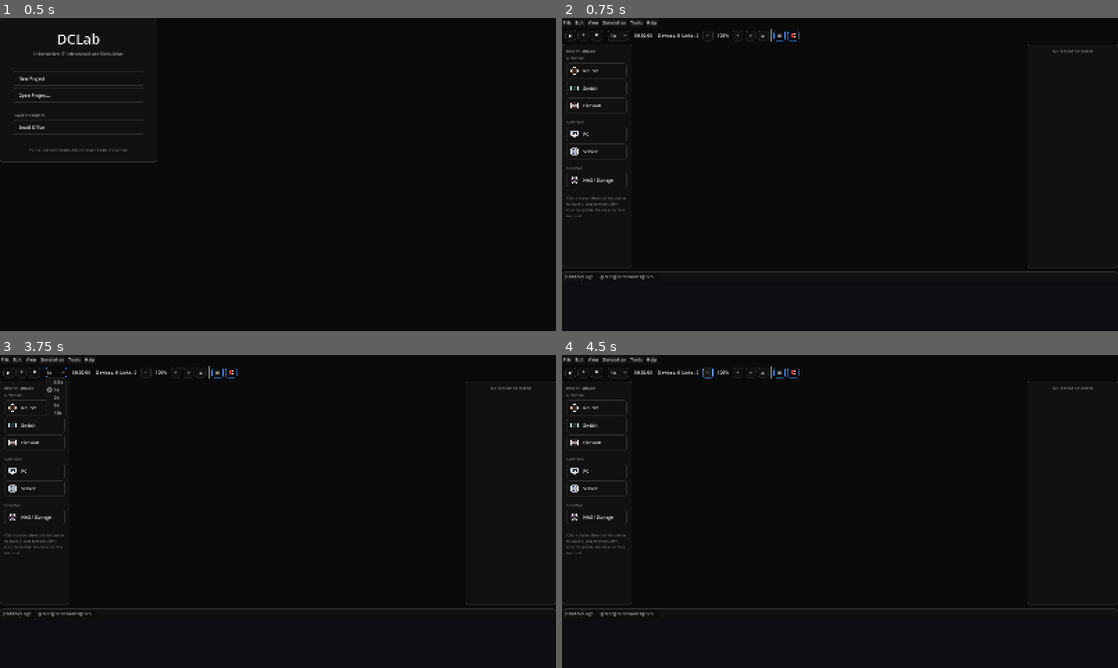
Above: before the commit, frames 1-4 (two rows, left to right).
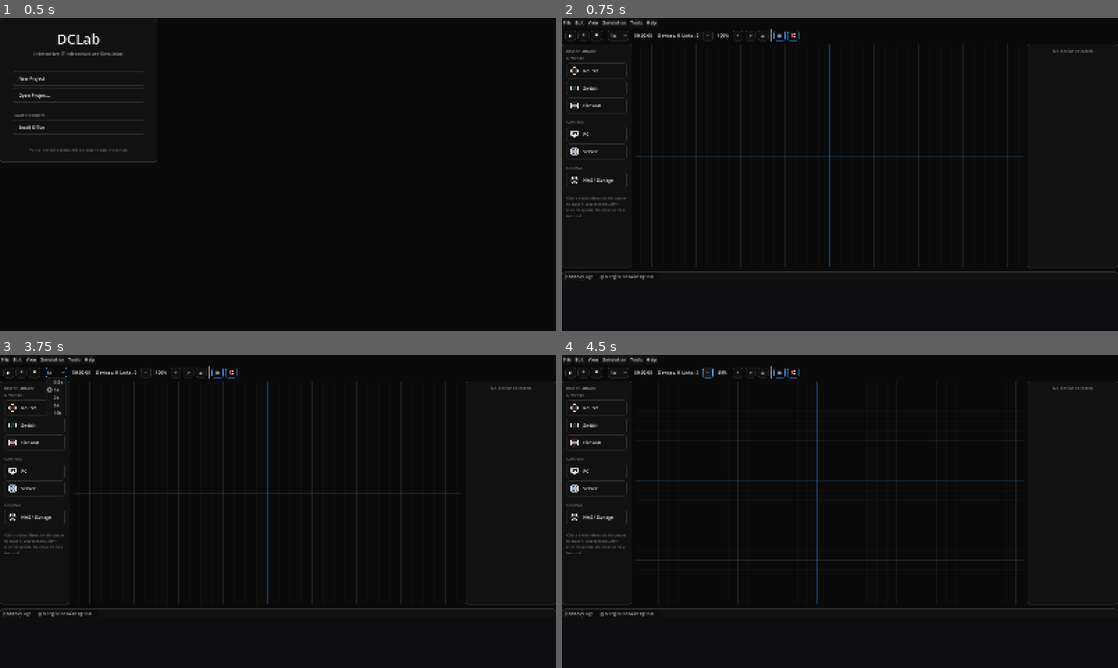
Above: after the commit, the same moments.

Repository: skye7x/DCLab
Game: Godot game, scene res://scenes/main.tscn
Two runs of this game, one before a commit and one after it. Both use one fixed random seed, a clock stepped at 60 frames per second and the inputs below.
Inputs:
- Up to frame 1 (0.5 s): no input
- Up to frame 2 (0.75 s): click "New Project" at 0.5 s
- Up to frame 3 (3.75 s): click "▶" at 1.25 s; click "⏸" at 2 s; click "⏹" at 2.75 s; click "1x" at 3.5 s
- Up to frame 4 (4.5 s): click "−" at 4.25 s

Frame 1 is identical in both runs. In frame 2, 0.5% of the frame differs, in the area x 13-83%, y 8-84%; in frame 3, 0.5%; in frame 4, 0.5%, in the area x 13-83%, y 4-84%.
Error before the commit: Parse Error: Too few arguments for "load_project()" call. Expected at least 1 but received 0. (res://scenes/workspace/workspace.gd:163)

Commit message:
fix: Ctrl+O opens file dialog for load_project

Diff:
--- a/scenes/workspace/workspace.gd
+++ b/scenes/workspace/workspace.gd
@@ -160,7 +160,7 @@
 		elif event.keycode == KEY_S and event.ctrl_pressed:
 			if ProjectMgr: ProjectMgr.save_project()
 		elif event.keycode == KEY_O and event.ctrl_pressed:
-			if ProjectMgr: ProjectMgr.load_project()
+			_open_load_project_dialog()
 		elif event.keycode == KEY_D and event.ctrl_pressed:
 			delete_selected()
 		elif event.keycode == KEY_L and event.ctrl_pressed:
@@ -526,3 +526,17 @@
 func _on_logs_visibility_toggled(visible: bool) -> void:
 	# Forward to any log panels or inspector panels
 	pass
+
+func _open_load_project_dialog() -> void:
+	var dialog = FileDialog.new()
+	dialog.file_mode = FileDialog.FILE_MODE_OPEN_FILE
+	dialog.title = "Load Project"
+	dialog.filters = ["*.dclab : DCLab Project Files"]
+	dialog.access = FileDialog.ACCESS_FILESYSTEM
+	dialog.file_selected.connect(_on_project_file_selected)
+	add_child(dialog)
+	dialog.popup_centered()
+
+func _on_project_file_selected(path: String) -> void:
+	if ProjectMgr:
+		ProjectMgr.load_project(path)
